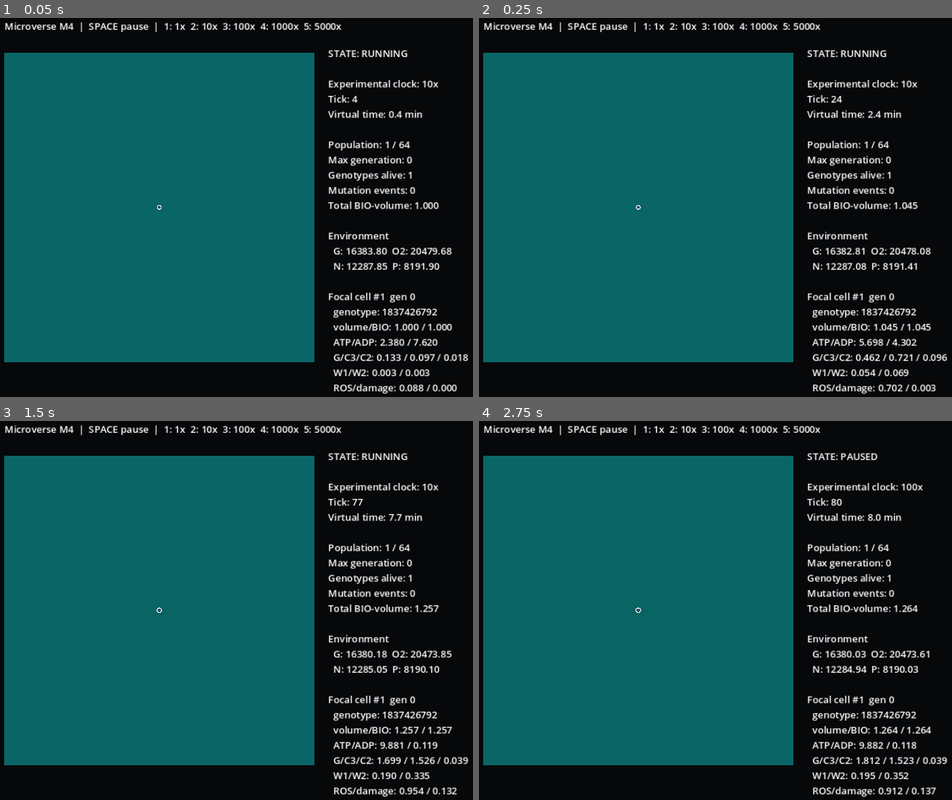
Above: before the commit, frames 1-4 (two rows, left to right).
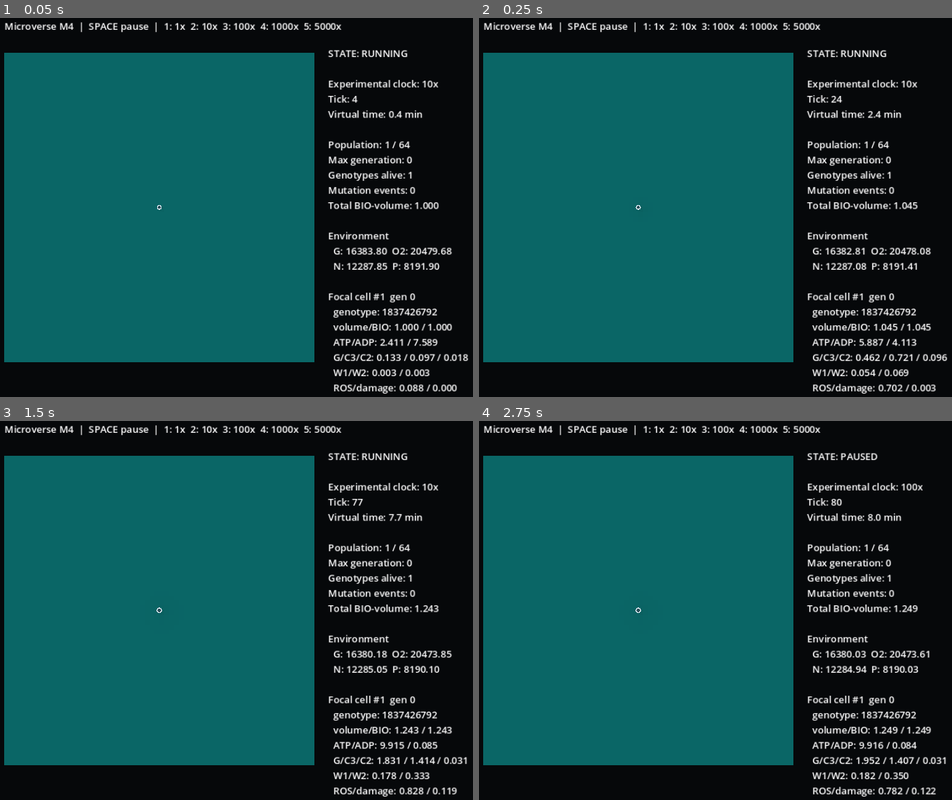
Above: after the commit, the same moments.

Repository: Feynman26/Microverse
Game: Godot game, scene res://src/ui/main.tscn
Same seed, same stepped clock (60 frames per second), same inputs: the game is played once before the commit and once after it.
Inputs:
- Up to frame 1 (0.05 s): no input
- Up to frame 2 (0.25 s): no input
- Up to frame 3 (1.5 s): tap Enter at 0.5 s; tap 1 at 0.6 s; tap Space at 0.77, 1.25 s; tap 2 at 1.35 s
- Up to frame 4 (2.75 s): tap Space at 1.52 s; tap Enter at 2 s; tap 3 at 2.1 s

The runs differ from the first frame. In frame 1, less than 0.1% of the frame differs, in the area x 81-93%, y 84-87%; in frame 2, less than 0.1%; in frame 3, 0.4%, in the area x 81-99%, y 48-99%; in frame 4, 0.4%.
Error after the commit: Invalid access to property or key 'proteome_atp_cost_per_expression_unit_per_volume' on a base object of type 'RefCounted (SimConfig)'. (res://src/biology/cell…

Commit message:
feat: configure explicit M5 expression and regulation

Diff:
--- a/src/core/sim_config.gd
+++ b/src/core/sim_config.gd
@@ -1,7 +1,6 @@
 extends RefCounted
 class_name SimConfig
 
-# Time and world scale.
 var tick_dt_min: float = 0.10
 var world_width: int = 64
 var world_height: int = 64
@@ -9,9 +8,6 @@
 var max_cells: int = 64
 var seed: int = 824718
 
-# Environment concentrations. M4 adds nitrogen and phosphorus because biomass
-# precursor synthesis now consumes them explicitly instead of hiding them in a
-# generic precursor scalar.
 var initial_glucose: float = 4.0
 var initial_oxygen: float = 5.0
 var initial_nitrogen: float = 3.0
@@ -21,9 +17,6 @@
 var nitrogen_diffusion: float = 0.70
 var phosphorus_diffusion: float = 0.50
 
-# Transitional basal membrane transport. M4 makes intracellular metabolism
-# evolvable first; transport proteins become explicit molecular machinery in a
-# later gate. Resource allocation between competing cells remains simultaneous.
 var glucose_transport_vmax: float = 0.60
 var glucose_transport_km: float = 0.80
 var oxygen_transport_vmax: float = 0.90
@@ -34,9 +27,6 @@
 var phosphorus_transport_km: float = 0.40
 var intracellular_pool_capacity_per_volume: float = 8.0
 
-# M4 intracellular chemistry. Reactions are evaluated in order-independent
-# simultaneous substeps. Promoter code is a temporary constitutive abundance
-# proxy until M5 introduces explicit mRNA/protein kinetics.
 var metabolic_substeps_per_tick: int = 6
 var metabolic_km_per_volume: float = 0.20
 var metabolic_rate_scale: float = 0.85
@@ -45,11 +35,31 @@
 var initial_adp_per_volume: float = 8.0
 var initial_nad_per_volume: float = 6.0
 var initial_nadh_per_volume: float = 1.0
-var proteome_atp_cost_per_expression_unit_per_volume: float = 0.012
 
-# Basal physiology that is not yet part of the evolvable molecular grammar.
-# ATP spending always returns ADP to the pool. ROS itself is now produced and
-# detoxified by explicit M4 reactions; damage integrates the remaining burden.
+# M5 expression dynamics. Rates are per virtual minute in normalized molecular
+# abundance units. The chosen basal ratios make ancestral steady-state protein
+# abundance approximately equal to promoter strength, preserving continuity
+# with M4 while removing promoter-as-protein from authoritative physiology.
+var transcription_rate: float = 0.08
+var mrna_decay_rate: float = 0.20
+var translation_rate: float = 0.10
+var protein_decay_rate: float = 0.04
+var transcription_atp_cost_per_unit: float = 0.20
+var translation_atp_cost_per_unit: float = 0.35
+var nuc_cost_per_mrna_unit: float = 0.015
+var aa_cost_per_protein_unit: float = 0.020
+var expression_noise_fraction: float = 0.05
+var expression_partition_jitter: float = 0.03
+
+# Generic protein -> promoter regulation. Protein high bit determines sign;
+# binding strength follows signature distance to the target regulatory motif.
+var regulation_enabled: bool = true
+var regulatory_max_distance: int = 3
+var regulatory_distance_decay: float = 0.80
+var regulatory_gain: float = 0.20
+var regulatory_min_factor: float = 0.50
+var regulatory_max_factor: float = 1.50
+
 var maintenance_atp_rate_per_volume: float = 0.08
 var spontaneous_ros_decay_rate: float = 0.01
 var ros_damage_rate: float = 0.04
@@ -58,19 +68,16 @@
 var lethal_damage: float = 3.0
 var lethal_energy_debt: float = 4.0
 
-# Cell cycle. Volume is derived from BIO / biomass_units_per_volume.
 var ancestor_volume: float = 1.0
 var division_volume: float = 2.0
 var division_atp_cost: float = 1.0
 var partition_jitter: float = 0.02
 var daughter_offset_grid: float = 0.20
 
-# M3 genetics. These rates are per gene per replication event. They remain
-# externally configured until M10 derives mutation rate from evolved
-# replication/repair machinery.
 var mutation_enabled: bool = true
 var promoter_mutation_rate_per_gene: float = 0.001
 var signature_mutation_rate_per_gene: float = 0.001
+var regulatory_signature_mutation_rate_per_gene: float = 0.001
 var neutral_marker_mutation_rate_per_gene: float = 0.001
 var promoter_mutation_step_max: int = 250
 var protein_signature_bits: int = 16
@@ -85,27 +92,31 @@
 	assert(glucose_diffusion >= 0.0 and oxygen_diffusion >= 0.0)
 	assert(nitrogen_diffusion >= 0.0 and phosphorus_diffusion >= 0.0)
 	var dx2: float = grid_cell_size_um * grid_cell_size_um
-	var alpha_g: float = glucose_diffusion * tick_dt_min / dx2
-	var alpha_o: float = oxygen_diffusion * tick_dt_min / dx2
-	var alpha_n: float = nitrogen_diffusion * tick_dt_min / dx2
-	var alpha_p: float = phosphorus_diffusion * tick_dt_min / dx2
-	assert(alpha_g <= 0.25, "Explicit 2D diffusion unstable for glucose: alpha must be <= 0.25")
-	assert(alpha_o <= 0.25, "Explicit 2D diffusion unstable for oxygen: alpha must be <= 0.25")
-	assert(alpha_n <= 0.25, "Explicit 2D diffusion unstable for nitrogen: alpha must be <= 0.25")
-	assert(alpha_p <= 0.25, "Explicit 2D diffusion unstable for phosphorus: alpha must be <= 0.25")
+	assert(glucose_diffusion * tick_dt_min / dx2 <= 0.25)
+	assert(oxygen_diffusion * tick_dt_min / dx2 <= 0.25)
+	assert(nitrogen_diffusion * tick_dt_min / dx2 <= 0.25)
+	assert(phosphorus_diffusion * tick_dt_min / dx2 <= 0.25)
 	assert(glucose_transport_vmax >= 0.0 and oxygen_transport_vmax >= 0.0)
 	assert(nitrogen_transport_vmax >= 0.0 and phosphorus_transport_vmax >= 0.0)
 	assert(metabolic_substeps_per_tick >= 1)
-	assert(metabolic_km_per_volume > 0.0)
-	assert(metabolic_rate_scale > 0.0)
+	assert(metabolic_km_per_volume > 0.0 and metabolic_rate_scale > 0.0)
 	assert(biomass_units_per_volume > 0.0)
 	assert(initial_atp_per_volume >= 0.0 and initial_adp_per_volume >= 0.0)
 	assert(initial_nad_per_volume >= 0.0 and initial_nadh_per_volume >= 0.0)
-	assert(proteome_atp_cost_per_expression_unit_per_volume >= 0.0)
+	assert(transcription_rate >= 0.0 and translation_rate >= 0.0)
+	assert(mrna_decay_rate > 0.0 and protein_decay_rate > 0.0)
+	assert(transcription_atp_cost_per_unit >= 0.0 and translation_atp_cost_per_unit >= 0.0)
+	assert(nuc_cost_per_mrna_unit >= 0.0 and aa_cost_per_protein_unit >= 0.0)
+	assert(expression_noise_fraction >= 0.0 and expression_noise_fraction <= 1.0)
+	assert(expression_partition_jitter >= 0.0 and expression_partition_jitter < 0.45)
+	assert(regulatory_max_distance >= 0 and regulatory_max_distance <= 16)
+	assert(regulatory_distance_decay >= 0.0 and regulatory_gain >= 0.0)
+	assert(regulatory_min_factor >= 0.0 and regulatory_max_factor >= regulatory_min_factor)
 	assert(division_volume > ancestor_volume)
 	assert(partition_jitter >= 0.0 and partition_jitter < 0.5)
 	assert(promoter_mutation_rate_per_gene >= 0.0 and promoter_mutation_rate_per_gene <= 1.0)
 	assert(signature_mutation_rate_per_gene >= 0.0 and signature_mutation_rate_per_gene <= 1.0)
+	assert(regulatory_signature_mutation_rate_per_gene >= 0.0 and regulatory_signature_mutation_rate_per_gene <= 1.0)
 	assert(neutral_marker_mutation_rate_per_gene >= 0.0 and neutral_marker_mutation_rate_per_gene <= 1.0)
 	assert(promoter_mutation_step_max >= 1)
 	assert(protein_signature_bits >= 1 and protein_signature_bits <= 16)
